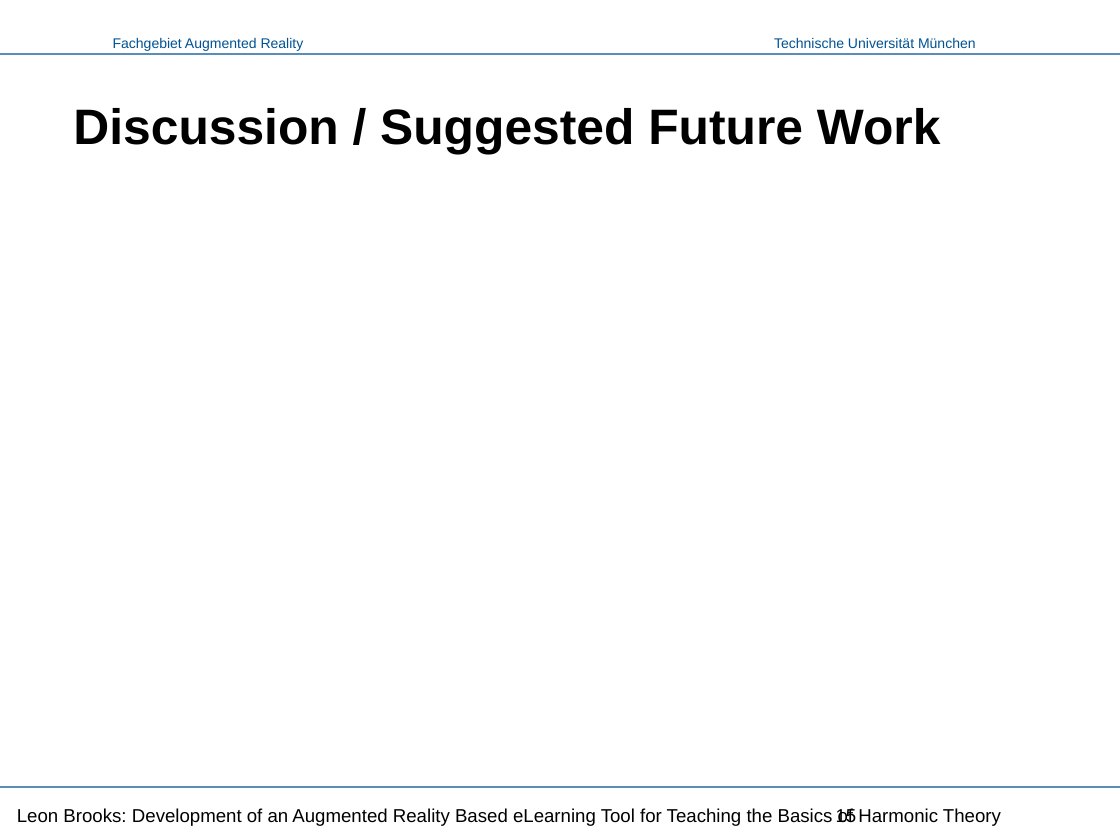
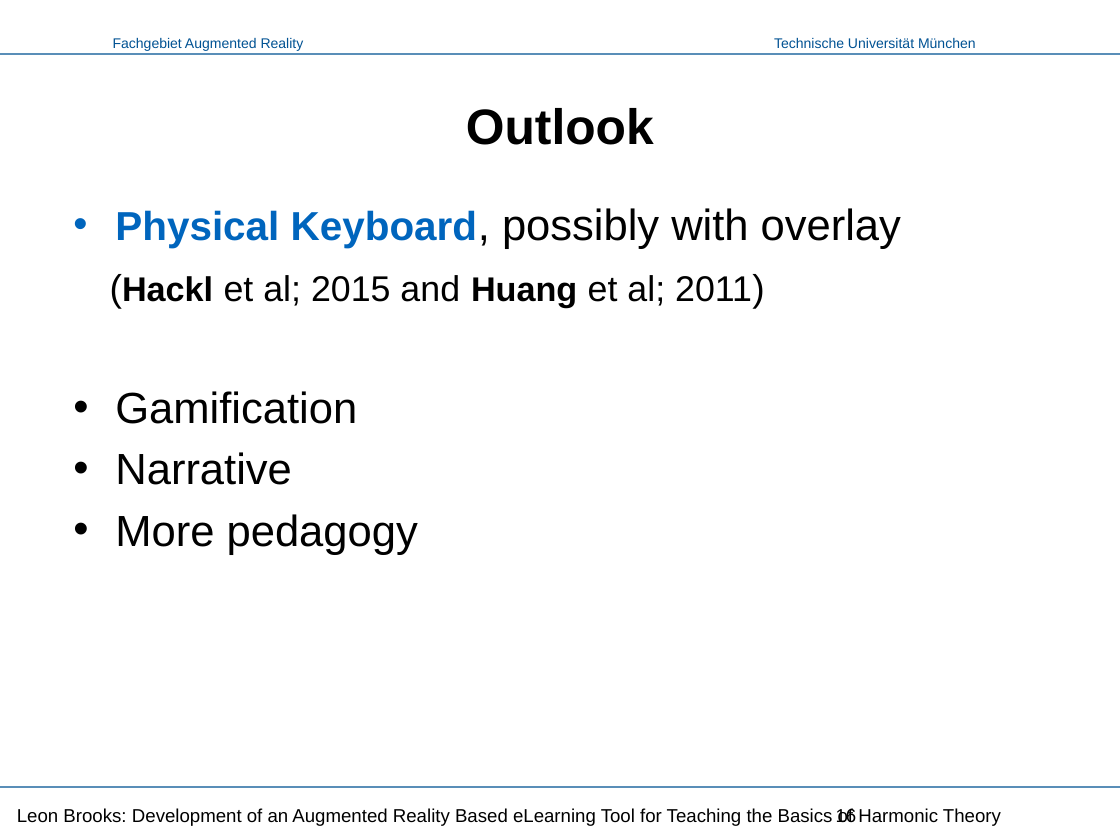
Before and after one commit to LeonBrooks/AR-Music-Theory-eLearing, a slide deck: slide 16 of Presentation/Music Vision - Presentation.pptx (slide 15 before the commit). Drawn at 1120x840 pixels with LibreOffice and Linux fonts; fonts in the diff are those of the drawing; background and template pictures are left out. Boxes give left, top, right and bottom in pixels: in the first picture for what was removed or moved away, otherwise in the second. Text is boxed around its words. In the diff, an @@ line names an element or a change of style, - is before the commit and + after.

```diff
--- a/Presentation/Music Vision - Presentation.pptx
+++ b/Presentation/Music Vision - Presentation.pptx
@@ title at box(466, 108, 654, 145): text changed @@
-Discussion / Suggested Future Work
+Outlook
@@ text added at box(115, 208, 901, 555), 28 pt, text #000000 @@
+• Physical Keyboard, possibly with overlay
+(Hackl et al; 2015 and Huang et al; 2011)
+• Gamification
+• Narrative
+• More pedagogy
@@ page number at box(836, 808, 857, 823): text changed @@
-15
+16
```
Also in this commit, not shown: 1 other slide changed.
